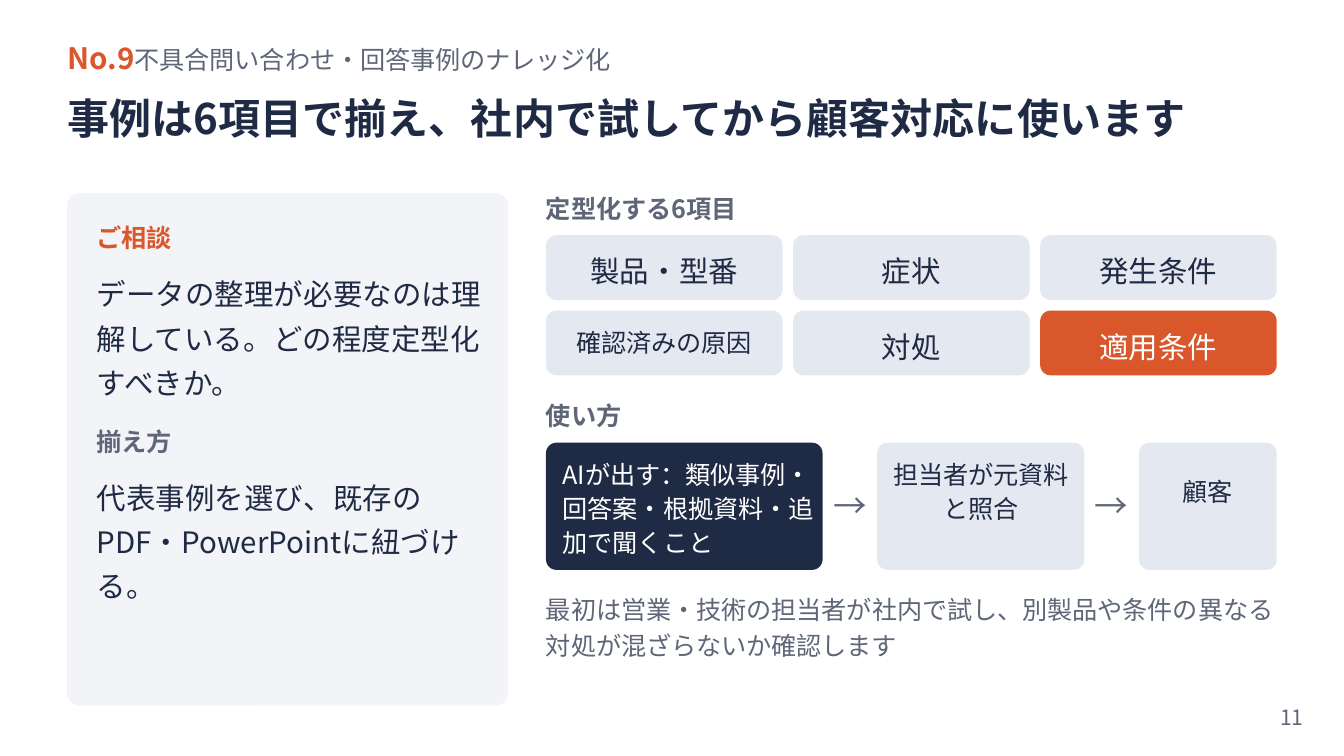
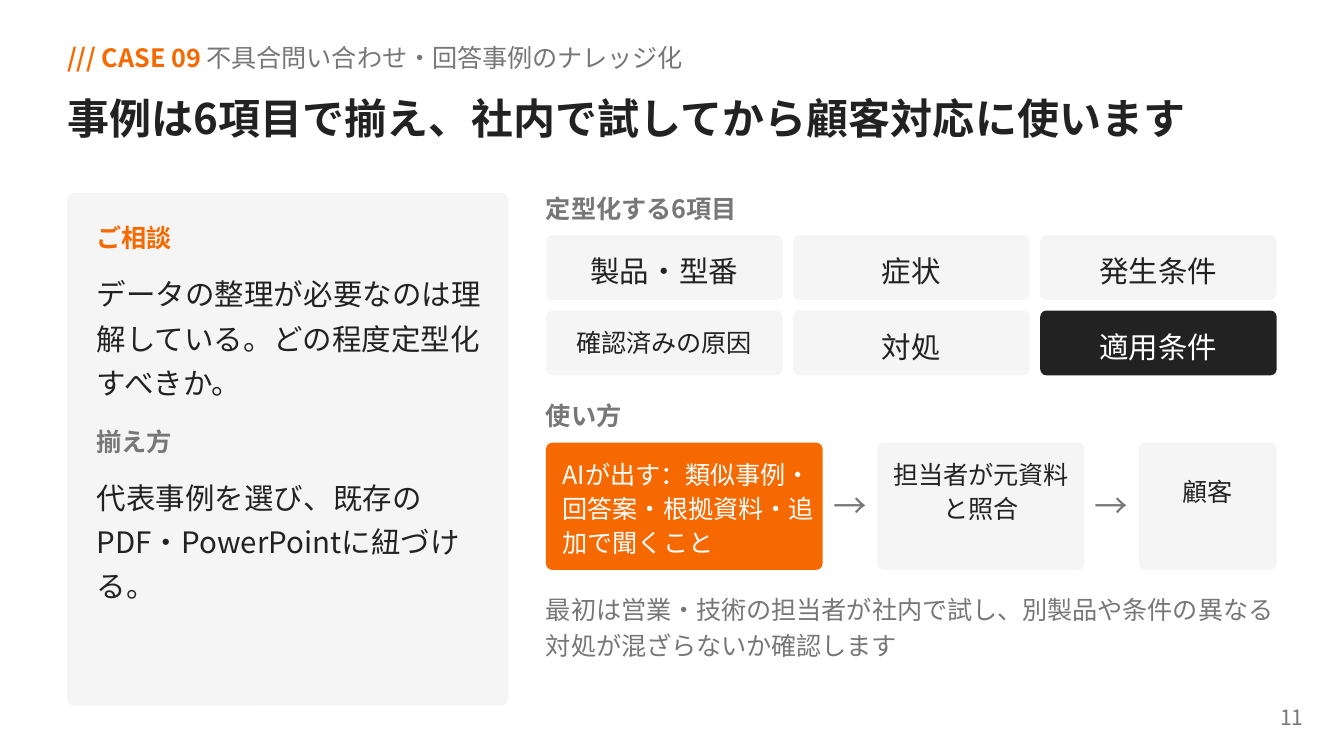
Before and after one commit to yoshiy-dev/yoshiy-dev, a slide deck: slide 11 of outputs/AI活用相談_回答まとめ.pptx. Drawn at 1344x756 pixels with LibreOffice and Linux fonts; fonts in the diff are those of the drawing. Boxes give left, top, right and bottom in pixels: in the first picture for what was removed or moved away, otherwise in the second. Text is boxed around its words. In the diff, an @@ line names an element or a change of style, - is before the commit and + after.

```diff
--- a/outputs/AI活用相談_回答まとめ.pptx
+++ b/outputs/AI活用相談_回答まとめ.pptx
@@ text at (102, 46, 684, 69): text changed; text colour #5E6678 to #777777 @@
-No.9不具合問い合わせ・回答事例のナレッジ化
+/// CASE 09 不具合問い合わせ・回答事例のナレッジ化
@@ rounded rectangle at (67, 194, 508, 706): fill #F3F4F7 to #F5F5F5; proportions changed @@
@@ text "ご相談" at (97, 225, 172, 250): text colour #D9572B to #F66901 @@
@@ rounded rectangle at (1040, 310, 1277, 375): fill #D9572B to #222222; proportions changed @@
@@ rounded rectangle at (546, 442, 823, 570): fill #1F2A44 to #F66901; proportions changed @@
@@ fill #E4E8F0 to #F5F5F5; proportions changed in 7 elements at (546, 235, 782, 300), (793, 235, 1030, 300), (1040, 235, 1277, 300), (546, 310, 782, 375), (793, 310, 1030, 375), (878, 442, 1085, 570), (1138, 442, 1277, 570) @@
@@ text colour #1F2A44 to #222222 in 10 elements at (67, 98, 1185, 138), (97, 280, 481, 396), (97, 484, 460, 599), (590, 257, 738, 285), (882, 257, 941, 285), (1099, 257, 1217, 285), (576, 331, 752, 354), (882, 333, 941, 360), (893, 463, 1069, 520), (1183, 479, 1233, 503) @@
@@ text colour #5E6678 to #777777 in 7 elements at (97, 429, 172, 453), (546, 196, 737, 220), (546, 403, 621, 428), (546, 598, 1274, 657), (1280, 709, 1303, 725), (833, 485, 930, 527), (1095, 485, 1192, 527) @@
```
Also in this commit, not shown: 11 other slides changed, 1 other file.
